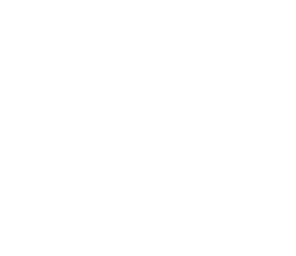
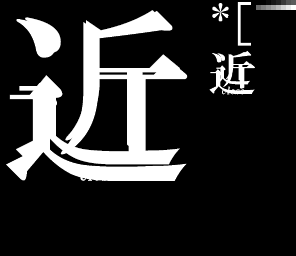
Before/after of a 296 x 256 layered artwork. What changed in the layer stack:
painted on "近 close." (1st of 2) over (75, 175, 108, 181)
painted on "近 close." (2nd of 2) over (219, 86, 247, 95)
showed "Layer 1" over (0, 0, 296, 256)
